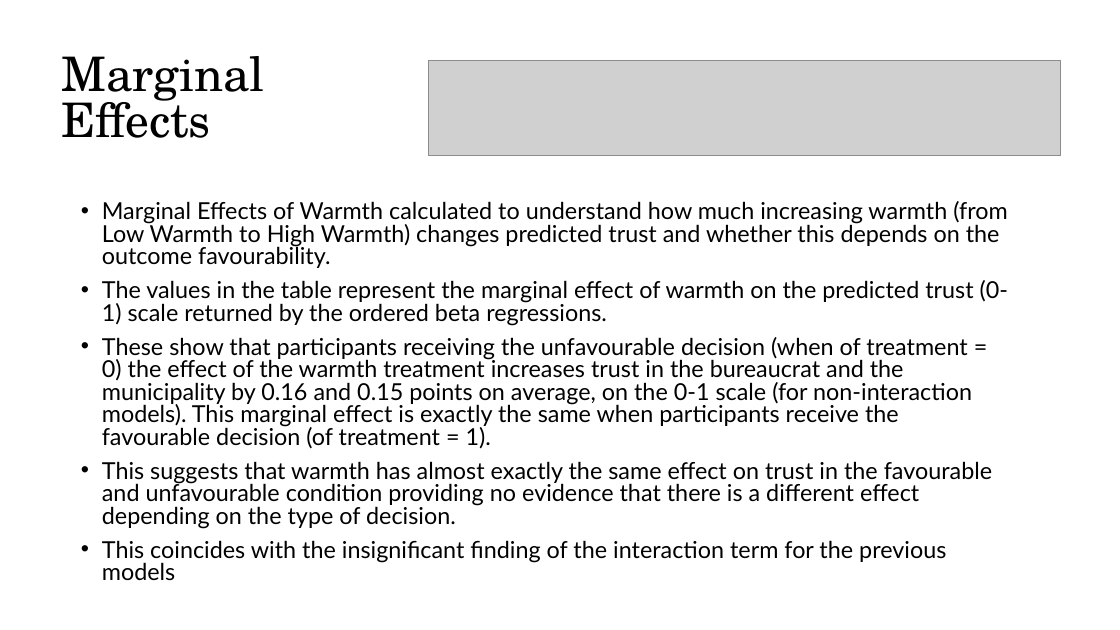
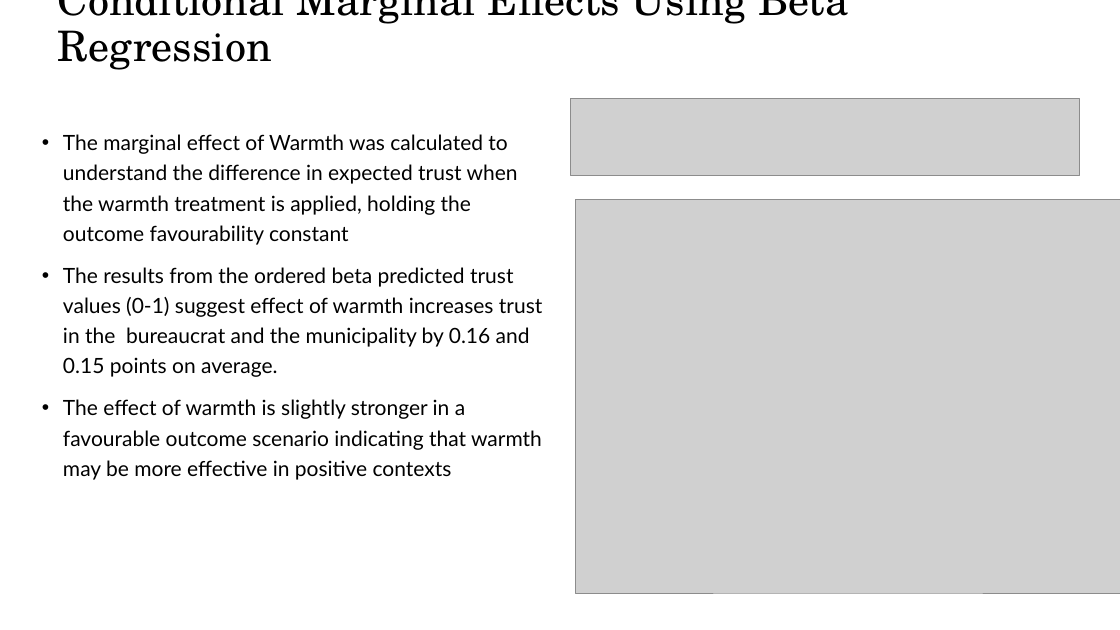
Before and after one commit to beattie1-oss/StatsII_2026, a slide deck: slide 11 of replication/my_answers/Can Warm Behavior Mitigate the Negative Effect.pptx (slide 10 before the commit). Drawn at 1120x630 pixels with LibreOffice and Linux fonts; fonts in the diff are those of the drawing; grey boxes stand for pictures. Boxes give left, top, right and bottom in pixels: in the first picture for what was removed or moved away, otherwise in the second. Text is boxed around its words. In the diff, an @@ line names an element or a change of style, - is before the commit and + after.

```diff
--- a/replication/my_answers/Can Warm Behavior Mitigate the Negative Effect.pptx
+++ b/replication/my_answers/Can Warm Behavior Mitigate the Negative Effect.pptx
@@ text at (x1=58, y1=0, x2=848, y2=70): text changed; size 40.8 to 36 pt @@
-Marginal Effects
+Conditional Marginal Effects Using Beta Regression
@@ picture resized from (x1=429, y1=60, x2=1061, y2=155) to (x1=571, y1=99, x2=1080, y2=176) @@
@@ text at (x1=63, y1=134, x2=542, y2=480): text changed; size 20 to 18 pt @@
-• Marginal Effects of Warmth calculated to understand how much increasing warmth (from Low Warmth to High Warmth) changes predicted trust and whether this depends on the outcome favourability.
-• The values in the table represent the marginal effect of warmth on the predicted trust (0-1) scale returned by the ordered beta regressions.
-• These show that participants receiving the unfavourable decision (when of treatment = 0) the effect of the warmth treatment increases trust in the bureaucrat and the municipality by 0.16 and 0.15 points on average, on the 0-1 scale (for non-interaction models). This marginal effect is exactly the same when participants receive the favourable decision (of treatment = 1).
-• This suggests that warmth has almost exactly the same effect on trust in the favourable and unfavourable condition providing no evidence that there is a different effect depending on the type of decision.
-• This coincides with the insignificant finding of the interaction term for the previous models
+• The marginal effect of Warmth was calculated to understand the difference in expected trust when the warmth treatment is applied, holding the outcome favourability constant
+• The results from the ordered beta predicted trust values (0-1) suggest effect of warmth increases trust in the bureaucrat and the municipality by 0.16 and 0.15 points on average.
+• The effect of warmth is slightly stronger in a favourable outcome scenario indicating that warmth may be more effective in positive contexts
@@ picture added at (x1=576, y1=200, x2=1120, y2=593) @@
```
Also in this commit, not shown: 11 other slides changed, 1 slide added, 10 other files.
